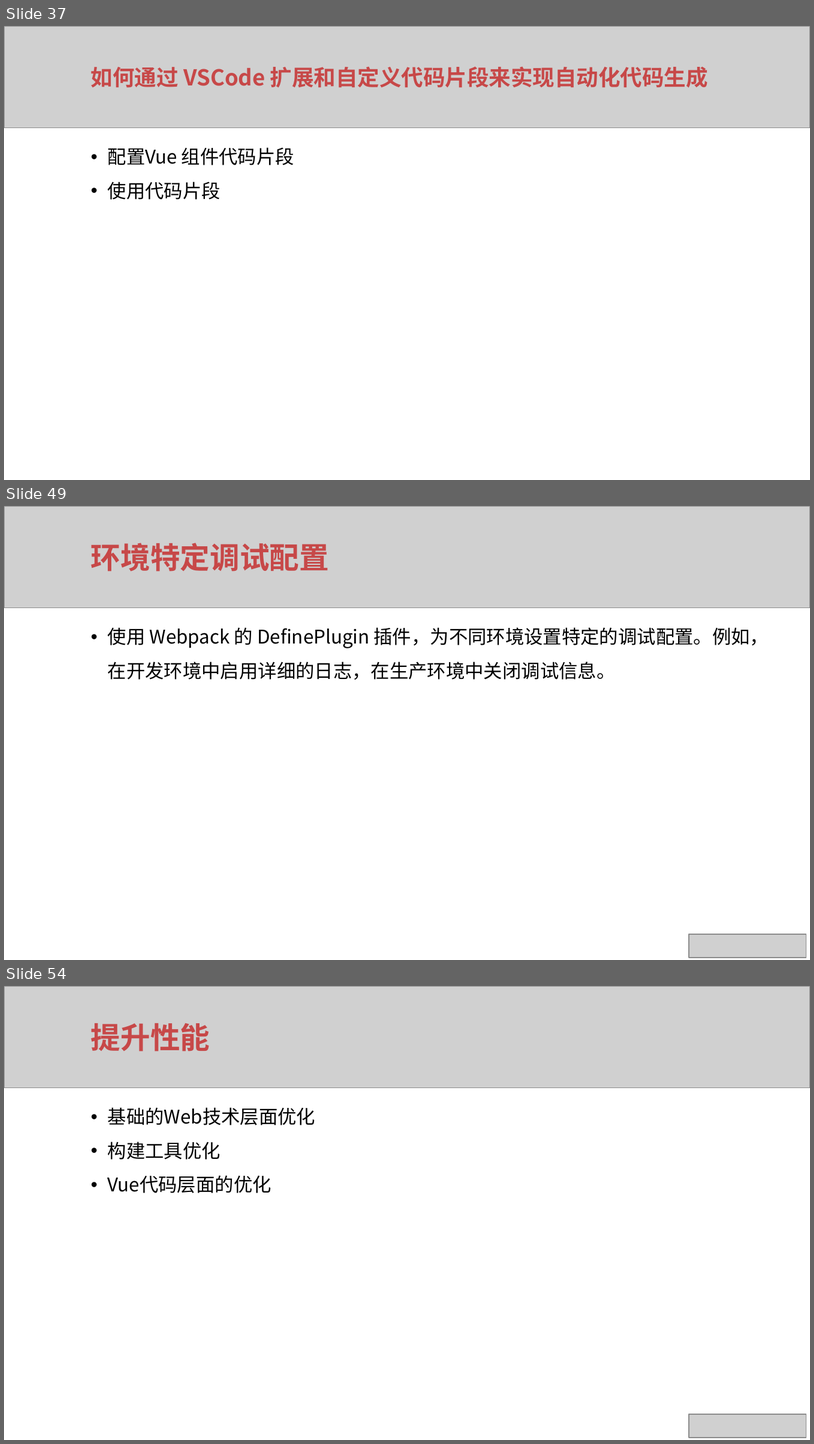
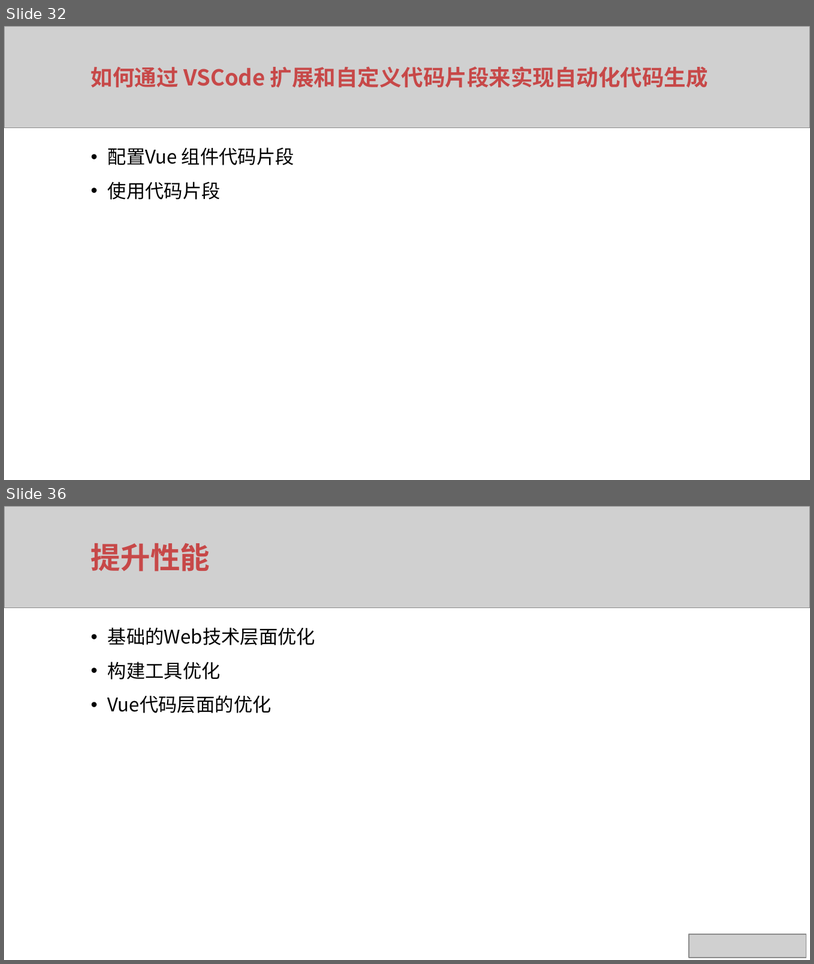
Before and after one commit to xuqunhai/python, a slide deck: 创课/ppt/ppt/Vue项目最佳实践.pptx. Shown one above the other, each under a label of ours: slides 37, 49 and 54 before the commit, slides 32 and 36 after it; the slides between them are not shown. The pictures are 814x1444 and 814x964 pixels, drawn with LibreOffice and Linux fonts; fonts in the diff are those of the drawing; grey boxes stand for pictures. Boxes give left, top, right and bottom in pixels: in the first picture for what was removed or moved away, otherwise in the second. Text is boxed around its words. In the diff, an @@ line names an element or a change of style, - is before the commit and + after.

```diff
--- a/创课/ppt/ppt/Vue项目最佳实践.pptx
+++ b/创课/ppt/ppt/Vue项目最佳实践.pptx
@@ slide 49 removed at [4,506,810,960], background #FFFFFF @@
@@ picture removed at [4,506,810,607] @@
@@ text removed at [91,543,329,571] @@
-环境特定调试配置
@@ text removed at [108,627,770,679] @@
-• 使用 Webpack 的 DefinePlugin 插件，为不同环境设置特定的调试配置。例如，在开发环境中启用详细的日志，在生产环境中关闭调试信息。
@@ picture removed at [689,934,806,958] @@
@@ what was slide 37 is now slide 32 @@
@@ what was slide 54 is now slide 36 @@
```
Also in this commit, not shown: 9 slides changed, 18 other slides removed, 4 other files.
